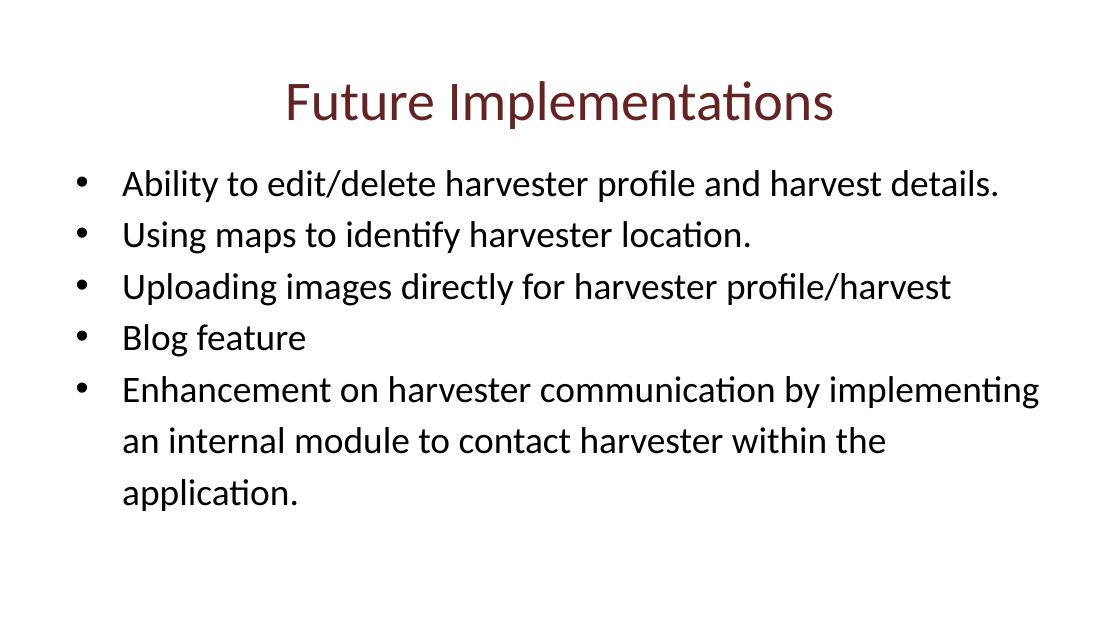
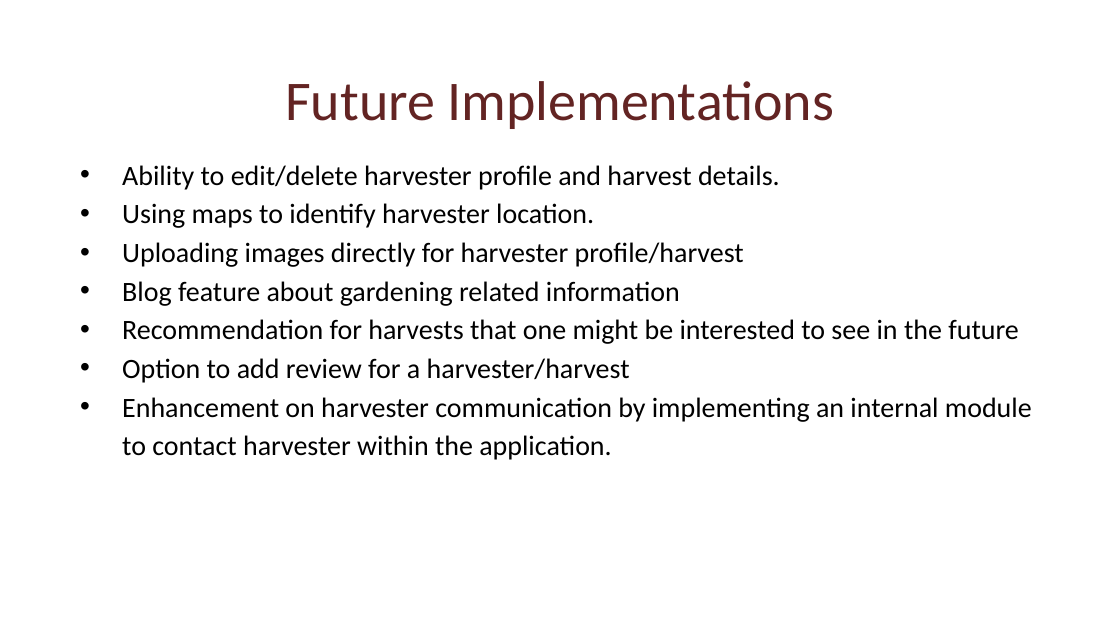
Before and after one commit to botlero/HarvestSwap, a slide deck: slide 7 of HarvestSwap_final/HarvestSwap_Slides.pptx. Drawn at 1120x630 pixels with LibreOffice and Linux fonts; fonts in the diff are those of the drawing; background and template pictures are left out. Boxes give left, top, right and bottom in pixels: in the first picture for what was removed or moved away, otherwise in the second. Text is boxed around its words. In the diff, an @@ line names an element or a change of style, - is before the commit and + after.

```diff
--- a/HarvestSwap_final/HarvestSwap_Slides.pptx
+++ b/HarvestSwap_final/HarvestSwap_Slides.pptx
@@ text at (122, 165, 1032, 460): size 24 to 18 pt in "Ability to edit/delete harvester profile and harvest ...", "Using maps to identify harvester location.", "Uploading images directly for harvester profile/harvest", "Enhancement on harvester communication by implementing an ..."; indent changed @@
@@ text at (122, 281, 1019, 383): text changed; size 24 to 18 pt @@
-• Blog feature
+• Blog feature about gardening related information
+• Recommendation for harvests that one might be interested to see in the future
+• Option to add review for a harvester/harvest
```
